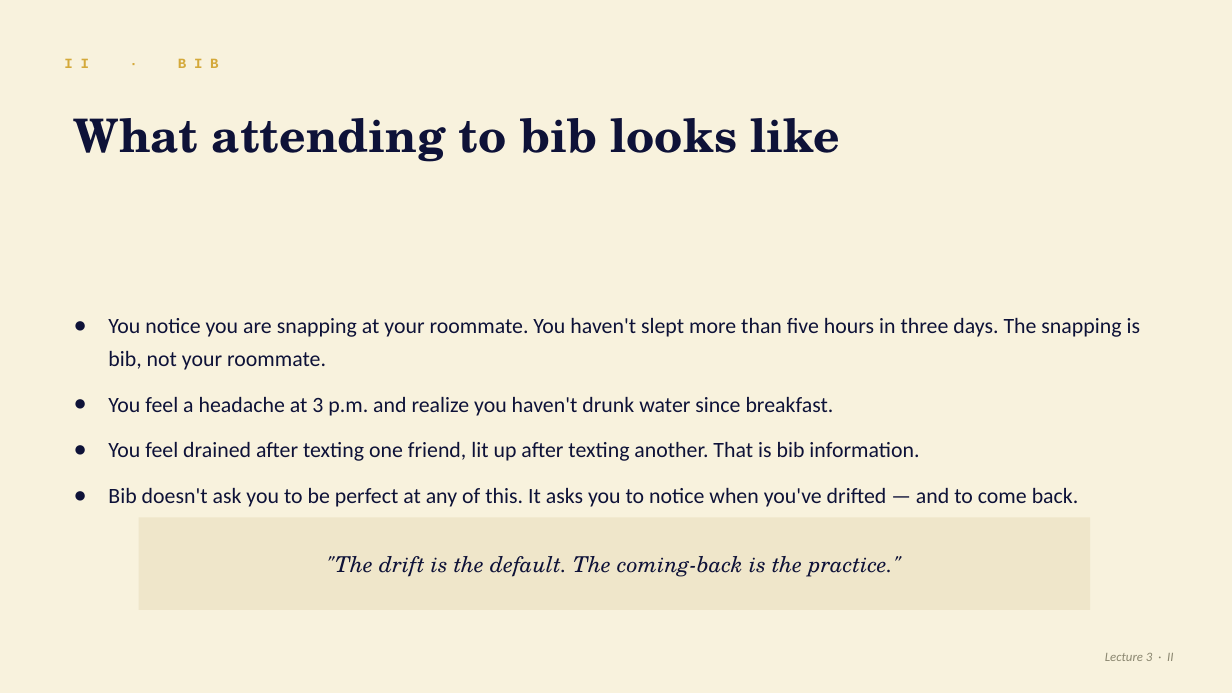
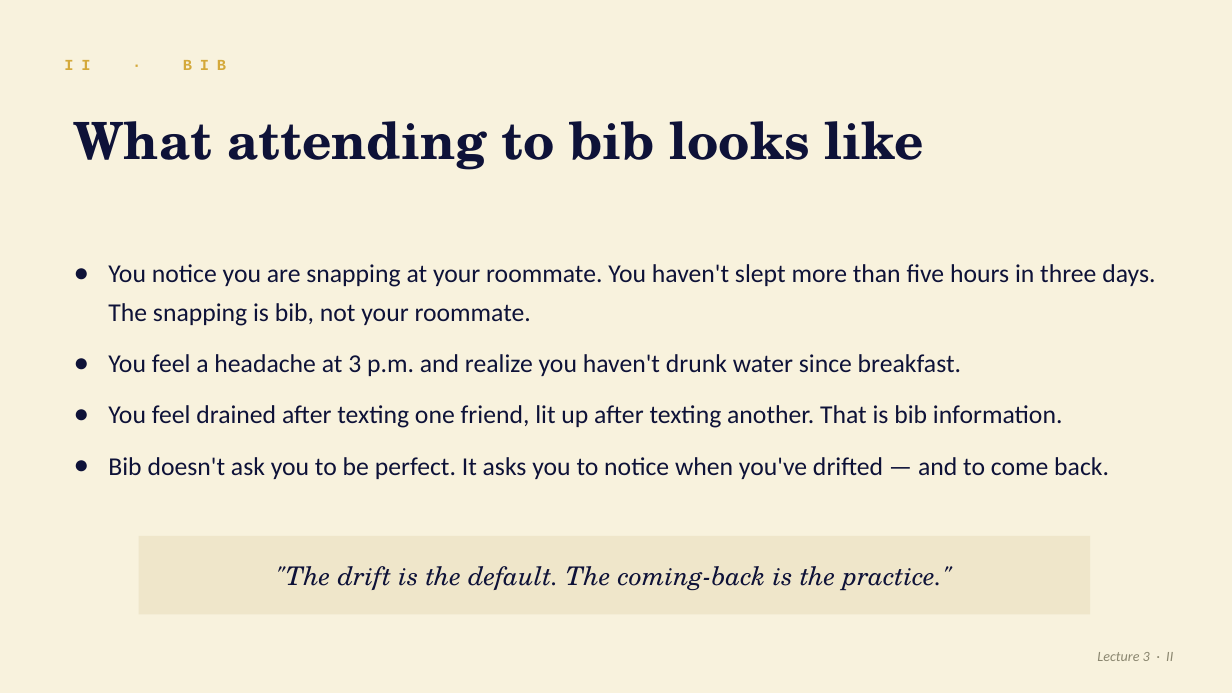
Before and after one commit to DerekSleepfield/webs-aight, a slide deck: slide 9 of assets/the-4b-framework.pptx. Drawn at 1232x693 pixels with LibreOffice and Linux fonts; fonts in the diff are those of the drawing. Boxes give left, top, right and bottom in pixels: in the first picture for what was removed or moved away, otherwise in the second. Text is boxed around its words. In the diff, an @@ line names an element or a change of style, - is before the commit and + after.

Commit message:
Lecture 3 deck: bump body fonts and de-overlap
- Bullets 17 → 19/20pt, pull-quotes 17 → 19/20pt, diagnostic body
  15 → 17pt, tend/escape table 13-14 → 15-16pt with taller rows
  (0.65 → 0.70), creed 30 → 36pt.
- Section-divider title sizes bumped (54 → 58, 'Bob/Bib/B(l)ab/Boobs'
  hero word 90 → 100pt).
- Slide 6 title shortened ('A picture: the phone call ten years out'
  → 'The phone call, ten years out') so it fits on one line.
- Slide 9 bullet container height locked so the pull-quote can't be
  pushed into; slide 14 5th-bullet 'Tend, don't escape.' lifted out
  as a centered closing takeaway.
- Slide 11 title shortened ('Bab is connection. Blab is connection
  drowned out.' → 'Bab vs. blab') for single-line balance.

```diff
--- a/assets/the-4b-framework.pptx
+++ b/assets/the-4b-framework.pptx
@@ text "II · BIB" at (569,121,654,160): size 11 to 12 pt @@
@@ text "What attending to bib looks ..." at (74,121,924,170): size 36 to 40 pt @@
@@ text "You notice you are snapping ...": place and size @@
-text "You notice you are snapping ..." at (108,318,1141,507)
+text "You notice you are snapping ..." at (108,264,1155,479)
@@ text at (108,264,1155,428): size 17 to 20 pt in "You notice you are snapping at your ...", "You feel a headache at 3 p.m. ...", "You feel drained after texting one friend, ..." @@
@@ text at (108,457,1109,479): text changed; size 17 to 20 pt @@
-● Bib doesn't ask you to be perfect at any of this. It asks you to notice when you've drifted — and to come back.
+● Bib doesn't ask you to be perfect. It asks you to notice when you've drifted — and to come back.
@@ rectangle ""The drift is the default. ...": place and size @@
-rectangle ""The drift is the default. ..." at (139,518,1091,610)
+rectangle ""The drift is the default. ..." at (139,536,1091,615)
@@ rectangle ""The drift is the default. ..." at (139,536,1091,615): size 17 to 20 pt @@
@@ text "Lecture 3 · II" at (1097,652,1173,661): size 10 to 11 pt @@
```
Also in this commit, not shown: 17 other slides changed, 1 other file.
